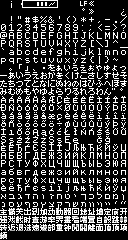
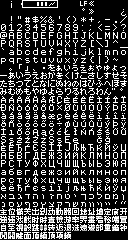
Comparing the layer stacks of the two 128 x 240 images. Changes:
painted on "layer" over box(0, 208, 127, 239)
